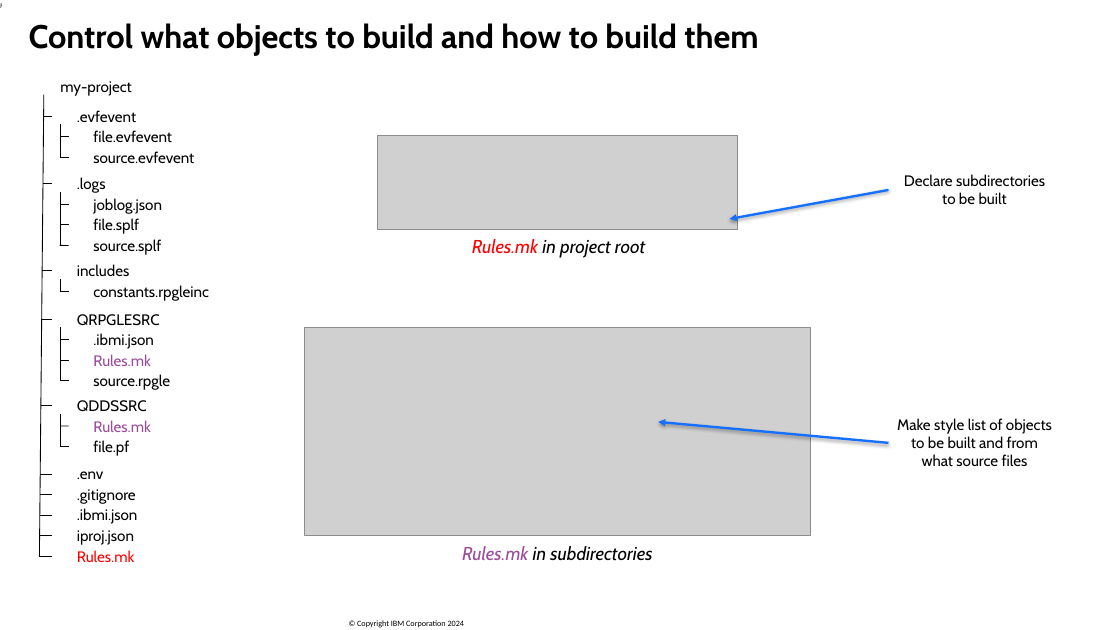
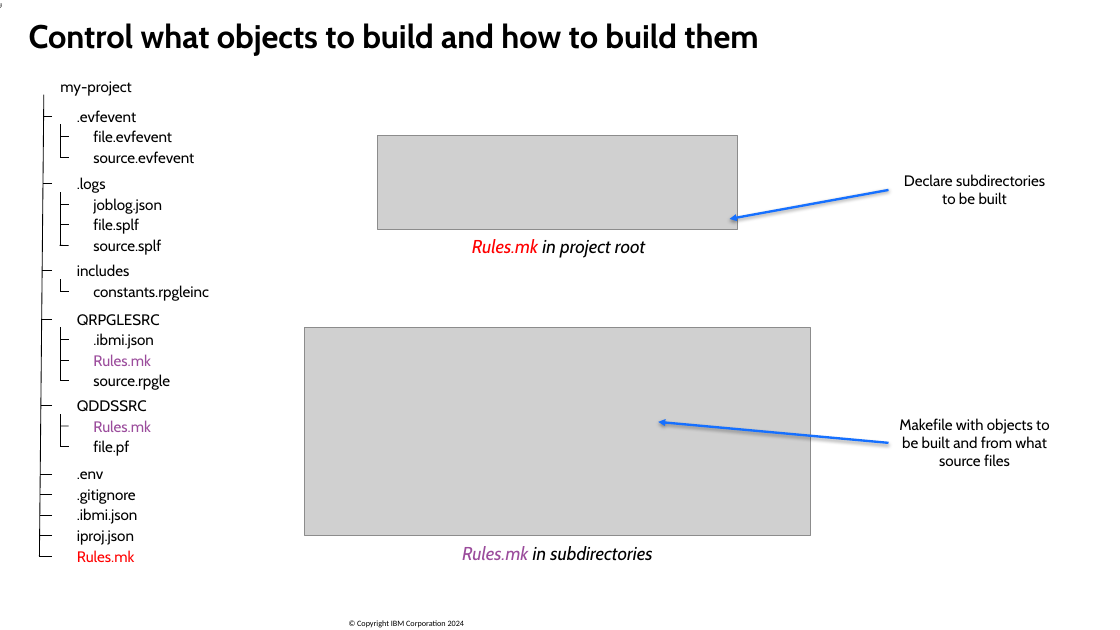
Before and after one commit to SanjulaGanepola/ibmi-talks, a slide deck: slide 10 of Modern Buildable Projects with IBM i Project Explorer and Bob/Modern-Buildable-Projects-with-IBM-i-Project-Explorer-and-Bob.pptx. Drawn at 1120x630 pixels with LibreOffice and Linux fonts; fonts in the diff are those of the drawing; grey boxes stand for pictures; background and template pictures are left out. Boxes give left, top, right and bottom in pixels: in the first picture for what was removed or moved away, otherwise in the second. Text is boxed around its words. In the diff, an @@ line names an element or a change of style, - is before the commit and + after.

```diff
--- a/Modern Buildable Projects with IBM i Project Explorer and Bob/Modern-Buildable-Projects-with-IBM-i-Project-Explorer-and-Bob.pptx
+++ b/Modern Buildable Projects with IBM i Project Explorer and Bob/Modern-Buildable-Projects-with-IBM-i-Project-Explorer-and-Bob.pptx
@@ text at (x1=899, y1=418, x2=1049, y2=466): text changed @@
-Make style list of objects to be built and from what source files
+Makefile with objects to be built and from what source files
```
Also in this commit, not shown: 1 other slide changed, 1 other file.
